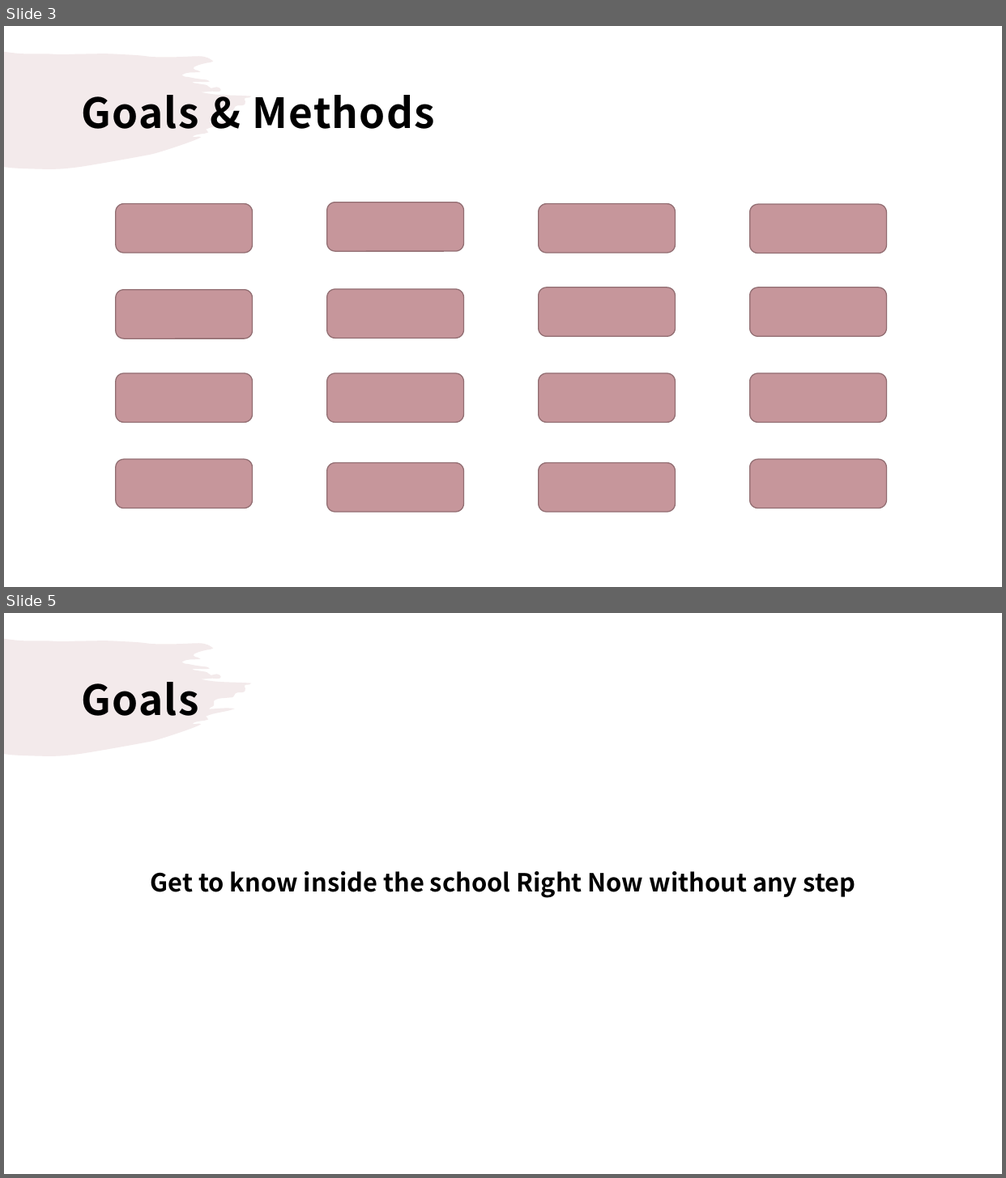
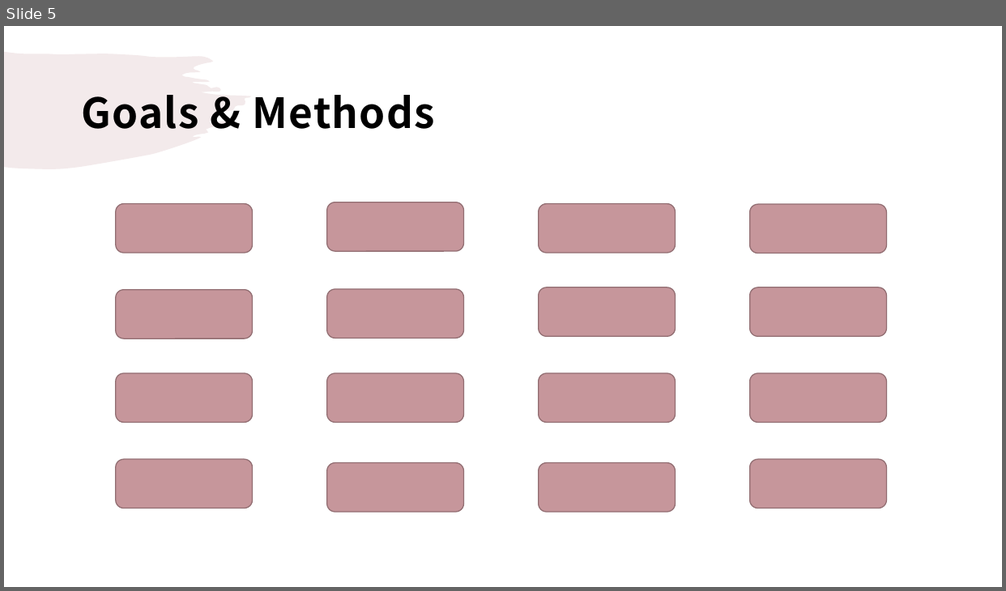
Before and after one commit to droongma/2021spring_41class_team13, a slide deck: 팀플제안서ppt.pptx. Shown one above the other, each under a label of ours: slides 3 and 5 before the commit, slide 5 after it; the slides between them are not shown. The pictures are 1006x1178 and 1006x591 pixels, drawn with LibreOffice and Linux fonts; fonts in the diff are those of the drawing. Boxes give left, top, right and bottom in pixels: in the first picture for what was removed or moved away, otherwise in the second. Text is boxed around its words. In the diff, an @@ line names an element or a change of style, - is before the commit and + after.

```diff
--- a/팀플제안서ppt.pptx
+++ b/팀플제안서ppt.pptx
@@ slide 5 removed at (4, 613, 1002, 1174), background #FFFFFF; not listed: 1 template element that a slide beside it also shows @@
@@ title removed at (82, 682, 199, 716) @@
-Goals
@@ text removed at (151, 871, 856, 898) @@
-Get to know inside the school Right Now without any step
@@ what was slide 3 is now slide 5 @@
```
Also in this commit, not shown: 4 slides added, 5 other slides removed, 1 other file.
